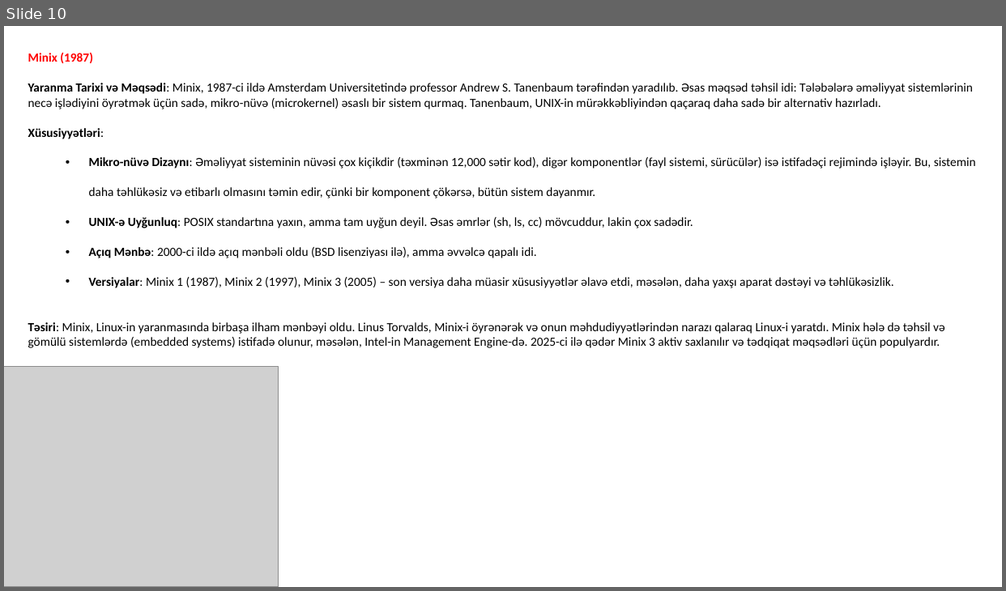
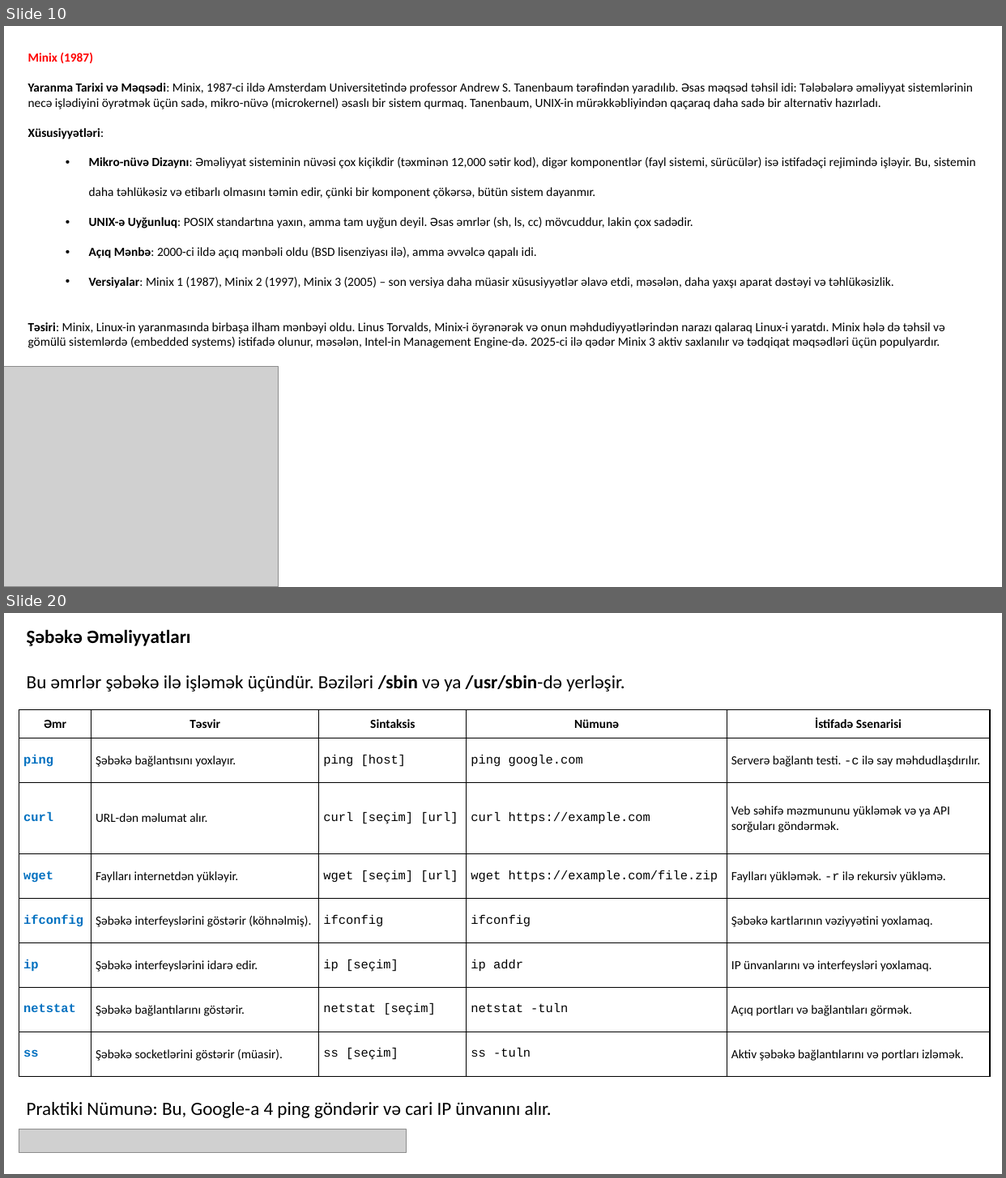
Before and after one commit to codeurient/DevOps, a slide deck: .lessons/1 operating systems/1 linux/1.pptx. Shown one above the other, each under a label of ours: slide 10 before the commit, slides 10 and 20 after it; the slides between them are not shown. The pictures are 1006x591 and 1006x1178 pixels, drawn with LibreOffice and Linux fonts; fonts in the diff are those of the drawing; grey boxes stand for pictures. Boxes give left, top, right and bottom in pixels: in the first picture for what was removed or moved away, otherwise in the second. Text is boxed around its words. In the diff, an @@ line names an element or a change of style, - is before the commit and + after.

```diff
--- a/.lessons/1 operating systems/1 linux/1.pptx
+++ b/.lessons/1 operating systems/1 linux/1.pptx
@@ slide 20 added at bbox=[4, 613, 1002, 1174], background #FFFFFF @@
@@ text added at bbox=[27, 629, 624, 1118], 18 pt, text #000000 @@
+Şəbəkə Əməliyyatları
+Bu əmrlər şəbəkə ilə işləmək üçündür. Bəziləri /sbin və ya /usr/sbin-də yerləşir.
+Praktiki Nümunə: Bu, Google-a 4 ping göndərir və cari IP ünvanını alır.
@@ table added at bbox=[19, 709, 989, 1077], 8 rows, 5 columns @@
+Əmr | Təsvir | Sintaksis | Nümunə | İstifadə Ssenarisi
+ping | Şəbəkə bağlantısını yoxlayır. | ping [host] | ping google.com | Serverə bağlantı testi. -c ilə say məhdudlaşdırılır.
+curl | URL-dən məlumat alır. | curl [seçim] [url] | curl https://example.com | Veb səhifə məzmununu yükləmək və ya API sorğuları göndərmək.
+wget | Faylları internetdən yükləyir. | wget [seçim] [url] | wget https://example.com/file.zip | Faylları yükləmək. -r ilə rekursiv yükləmə.
+ifconfig | Şəbəkə interfeyslərini göstərir (köhnəlmiş). | ifconfig | ifconfig | Şəbəkə kartlarının vəziyyətini yoxlamaq.
+ip | Şəbəkə interfeyslərini idarə edir. | ip [seçim] | ip addr | IP ünvanlarını və interfeysləri yoxlamaq.
+netstat | Şəbəkə bağlantılarını göstərir. | netstat [seçim] | netstat -tuln | Açıq portları və bağlantıları görmək.
+ss | Şəbəkə socketlərini göstərir (müasir). | ss [seçim] | ss -tuln | Aktiv şəbəkə bağlantılarını və portları izləmək.
@@ picture added at bbox=[19, 1129, 406, 1152] @@
```
Also in this commit, not shown: 16 other slides added, 4 slides removed.
